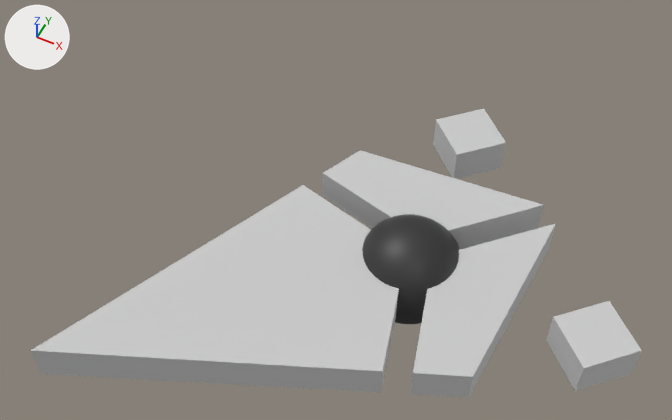
Two versions of the Blender file src/cursor.blend, one commit apart.
One viewpoint serves both versions: a camera (50 mm lens) standing at (20.9, -66.8, 84.2) and looking at (-12.3, -0.5, 1.4). Lighting does not change. The marker at upper left points along +X, +Y and +Z.

Before the edit, the objects in view are built like this:
```python
ob_cursor_ul = bpy.data.objects.new('Cursor_UL', None)
ob_cursor_ul.location = (-9.0, -9.0, 0.0)
ob_cursor_ul.rotation_euler = (0.0, 0.0, 0.785)  # degrees (0, 0, 45)
ob_cursor_ul.instance_type = 'COLLECTION'
ob_cursor_ul.instance_collection = col_cursor
```
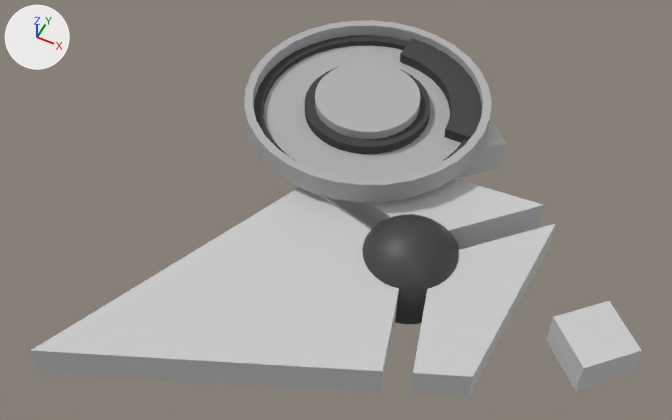
Where the change shows, as pixel boxes (x1, y1, x2, y2) in the pictures (672 x 420 px):
'Loading_Circle_UL', added
    after: (244, 20, 492, 202)

Patch to the scene script:
```diff
--- a/src/cursor.blend.py
+++ b/src/cursor.blend.py
@@ col_loading_circle @@
+col_loading_circle = bpy.data.collections.new('Loading_Circle')
+col_loading_circle.objects.link(ob_circlebase)
+col_loading_circle.objects.link(ob_spinner)
+col_loading_circle.objects.link(ob_spinnerchunk)
+col_loading_circle.objects.link(ob_islandbase)
+col_loading_circle.objects.link(ob_islandpeak)
@@ ob_loading_circle_ul @@
+ob_loading_circle_ul = bpy.data.objects.new('Loading_Circle_UL', None)
+ob_loading_circle_ul.location = (-16.0, 16.0, 2.0)
+ob_loading_circle_ul.scale = (0.5, 0.5, 0.5)
+ob_loading_circle_ul.instance_type = 'COLLECTION'
+ob_loading_circle_ul.instance_collection = col_loading_circle
@@ ob_islandpeak @@
+ob_islandpeak = bpy.data.objects.new('IslandPeak', me_islandpeak)  # an 8-sided cylinder along z spanning x -18.0..18.0, y -18.0..18.0, z -2.5..2.5; in mat_light (grey #b3b3b3); modifiers EDGE_SPLIT, SUBSURF
+ob_islandpeak.parent = ob_circlebase
+ob_islandpeak.location = (0.0, 0.0, 3.5)
+ob_islandpeak.scale = (0.833, 0.833, 1.0)
@@ ob_circlebase @@
+ob_circlebase = bpy.data.objects.new('CircleBase', me_circlebase)  # 32 vertices, 26 faces; spans x -32.0..32.0, y -32.0..32.0, z 0.0..6.0; in mat_light (grey #b3b3b3); modifiers EDGE_SPLIT, SUBSURF
+ob_circlebase.location = (0.0, 0.0, 0.0)
+ob_circlebase.scale = (1.09, 1.09, 1.0)
@@ ob_spinner @@
+ob_spinner = bpy.data.objects.new('Spinner', me_spinner)  # 32 vertices, 32 faces; spans x -32.0..32.0, y -32.0..32.0, z -1.0..1.0; in mat_dark (dark grey #4c4c4c); modifiers EDGE_SPLIT, SUBSURF
+ob_spinner.parent = ob_circlebase
+ob_spinner.location = (0.0, 0.0, 1.5)
+ob_spinner.scale = (1.03, 1.03, 1.0)
@@ ob_spinnerchunk @@
+ob_spinnerchunk = bpy.data.objects.new('SpinnerChunk', me_spinnerchunk)  # 140 vertices, 138 faces; spans x -0.03..1.97, y -0.03..1.97, z 0.5..2.5; in mat_dark (dark grey #4c4c4c); modifiers SUBSURF
+ob_spinnerchunk.parent = ob_spinner
+ob_spinnerchunk.location = (0.0, 0.0, 0.0)
+ob_spinnerchunk.scale = (15.1, 15.1, 1.5)
@@ ob_islandbase @@
+ob_islandbase = bpy.data.objects.new('IslandBase', me_islandbase)  # an 8-sided cylinder along z spanning x -24.0..24.0, y -24.0..24.0, z -1.0..1.0; in mat_dark (dark grey #4c4c4c); modifiers EDGE_SPLIT, SUBSURF
+ob_islandbase.parent = ob_circlebase
+ob_islandbase.location = (0.0, 0.0, 2.0)
+ob_islandbase.scale = (0.75, 0.75, 1.5)
```
